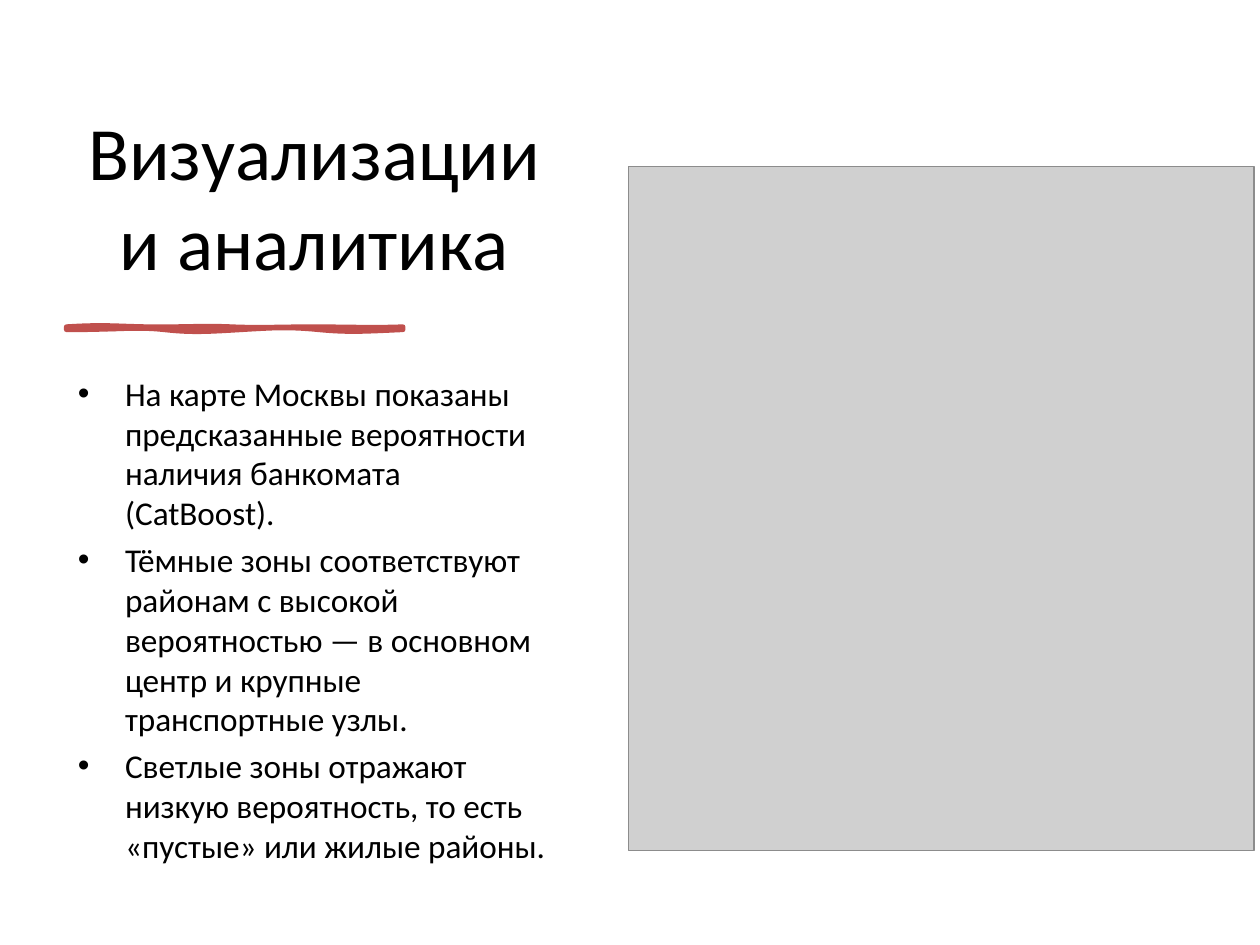
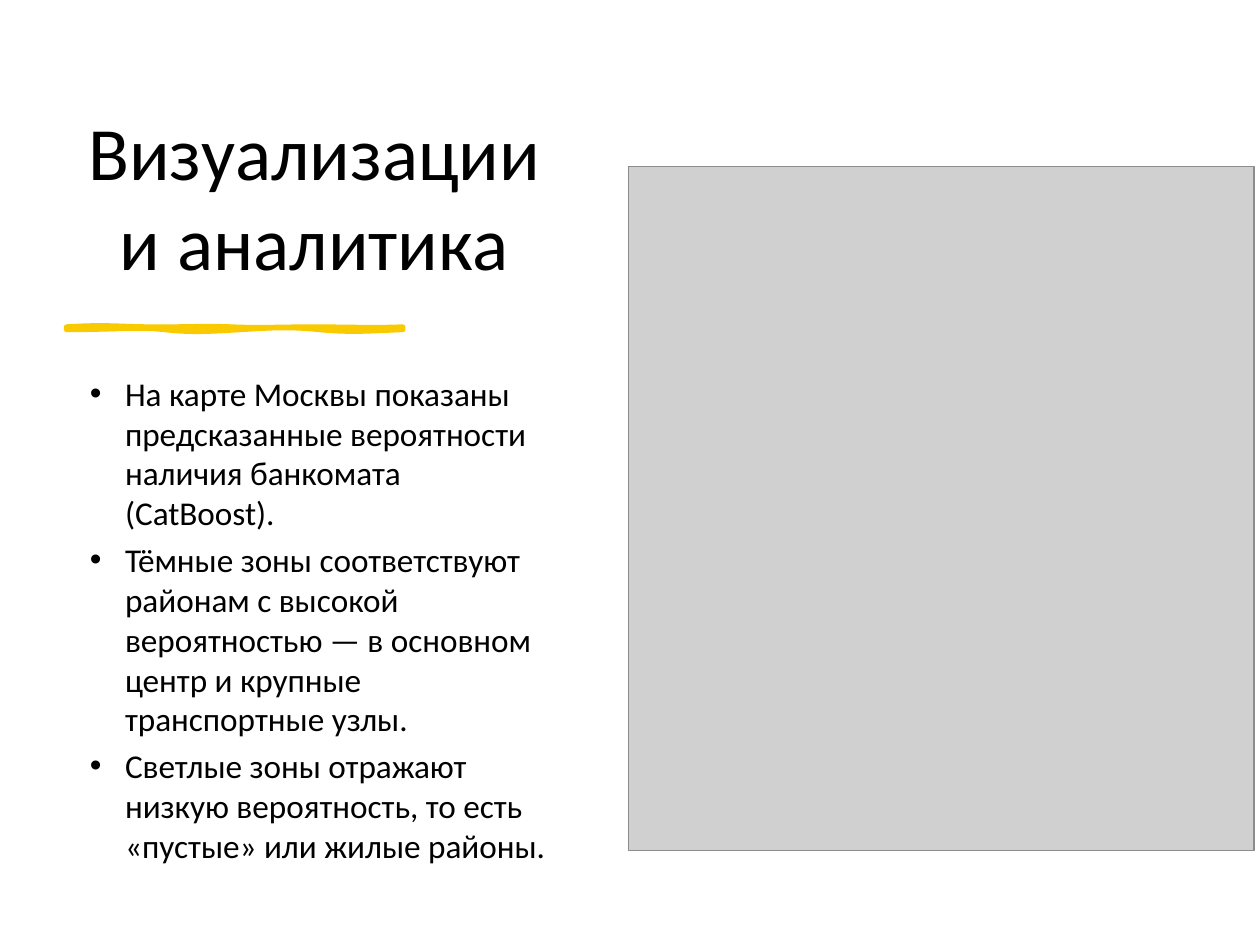
Before and after one commit to antgursky/final-project-atm-analysis, a slide deck: slide 16 of notebooks/Gursky_ATM.pptx. Drawn at 1260x945 pixels with LibreOffice and Linux fonts; fonts in the diff are those of the drawing; grey boxes stand for pictures; background and template pictures are left out. Boxes give left, top, right and bottom in pixels: in the first picture for what was removed or moved away, otherwise in the second. Text is boxed around its words. In the diff, an @@ line names an element or a change of style, - is before the commit and + after.

```diff
--- a/notebooks/Gursky_ATM.pptx
+++ b/notebooks/Gursky_ATM.pptx
@@ freeform shape at (67,328,403,330): fill #C0504D to #FACA00; outline #C0504D 3 pt to #FACA00 3 pt @@
@@ text "На карте Москвы показаны предсказанные ..." at (125,384,545,864): indent changed @@
```
Also in this commit, not shown: 16 other slides changed, 4 other files.
